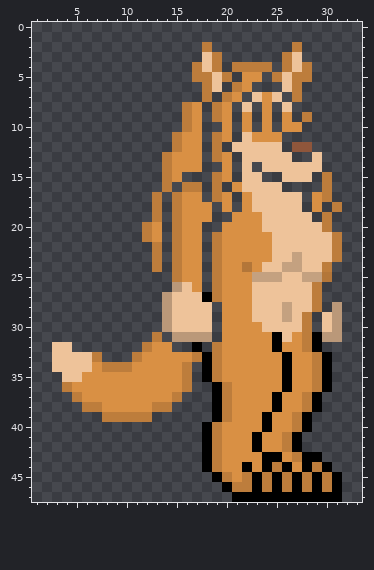
A pixel-art file gets an edit: TerraGuardian Sprites/Special Guardians/Female Wolf Guardian Were.aseprite. That is the earlier state.
48x48 pixels, 1 frame. Shown: x 1..33, y 0..47.
After the commit:
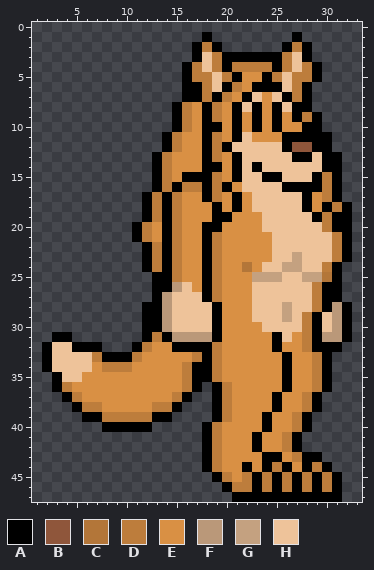
Palette (. is transparent): A #000000  B #8f563b  C #b37639  D #bd7d3c  E #d99044  F #ba9879  G #c4a180  H #eec39a
Commit: Removed a cursed sprite. Updated Horse Guardian sprite to add a backward facing frame.
Changes in this commit:
layer "Tail" now shown
layer "Body" now shown
layer "Left Arm" now shown
layer "Right Arm" now shown
layer "Head" now shown
layer "Hair" now shown
layer "Hair Front" now shown
There is now colour A in row 1 at x 18 and 27; in row 2 at x 17, 19, 26 and 28; in row 3 at x 17, 20 to 25 and 28; in row 4 at x 16, 20, 25 and 29; in row 5 at x 16, 21, 24 and 29; in row 6 at x 16 to 17, 20, 23 to 25 and 28.
There is now colour A in row 7 at x 16 to 17, 19, 22, 26 and 28; in row 8 at x 15, 18, 21, 23, 25 and 27 to 28; in row 9 at x 15, 18, 21, 23, 25, 27 and 29; in row 10 at x 15, 18 to 19, 21, 23, 25 and 28 to 29; in row 11 at x 14, 18, 21 and 26 to 30; in row 12 at x 14, 18, 20, 26 and 29 to 30.
There is now colour A in row 13 at x 13, 18, 21, 27 to 28 and 30 to 31; in row 14 at x 13, 18 to 19, 21, 23 and 30 to 31; in row 15 at x 13, 16 to 18, 21, 24 to 25, 29 and 31; in row 16 at x 13, 15, 18, 20, 26 to 29 and 31; in row 17 at x 12, 14, 18, 21, 28 and 31; in row 18 at x 12, 14, 19, 21, 28, 30 and 32.
There is now colour A in row 19 at x 12, 14, 19 to 20, 29 and 31 to 32; in row 20 at x 11, 14, 18 to 19 and 31 to 32; in row 21 at x 11, 14, 18 and 32; in rows 22 to 23 at x 12, 14, 18 and 32; in row 24 at x 12, 14, 18 and 31; in row 25 at x 13 to 14, 18 and 31.
There is now colour A in row 26 at x 13 to 14, 18 and 30 to 31; in row 27 at x 13 and 30 to 31; in row 28 at x 12 to 13, 19, 30 and 32; in rows 29 to 30 at x 12 to 13, 19, 29 and 32; in row 31 at x 3 to 4, 12, 14, 19 and 32; in row 32 at x 2, 5 to 7, 11, 15 to 16, 18 and 30 to 31.
There is now colour A in row 33 at x 2 and 8 to 10; in row 34 at x 2 and 17; in rows 35 to 36 at x 3 and 17; in row 37 at x 4 and 16; in row 38 at x 5 and 15; in row 39 at x 6 to 7 and 13 to 14.
There is now colour A in row 40 at x 8 to 12.
